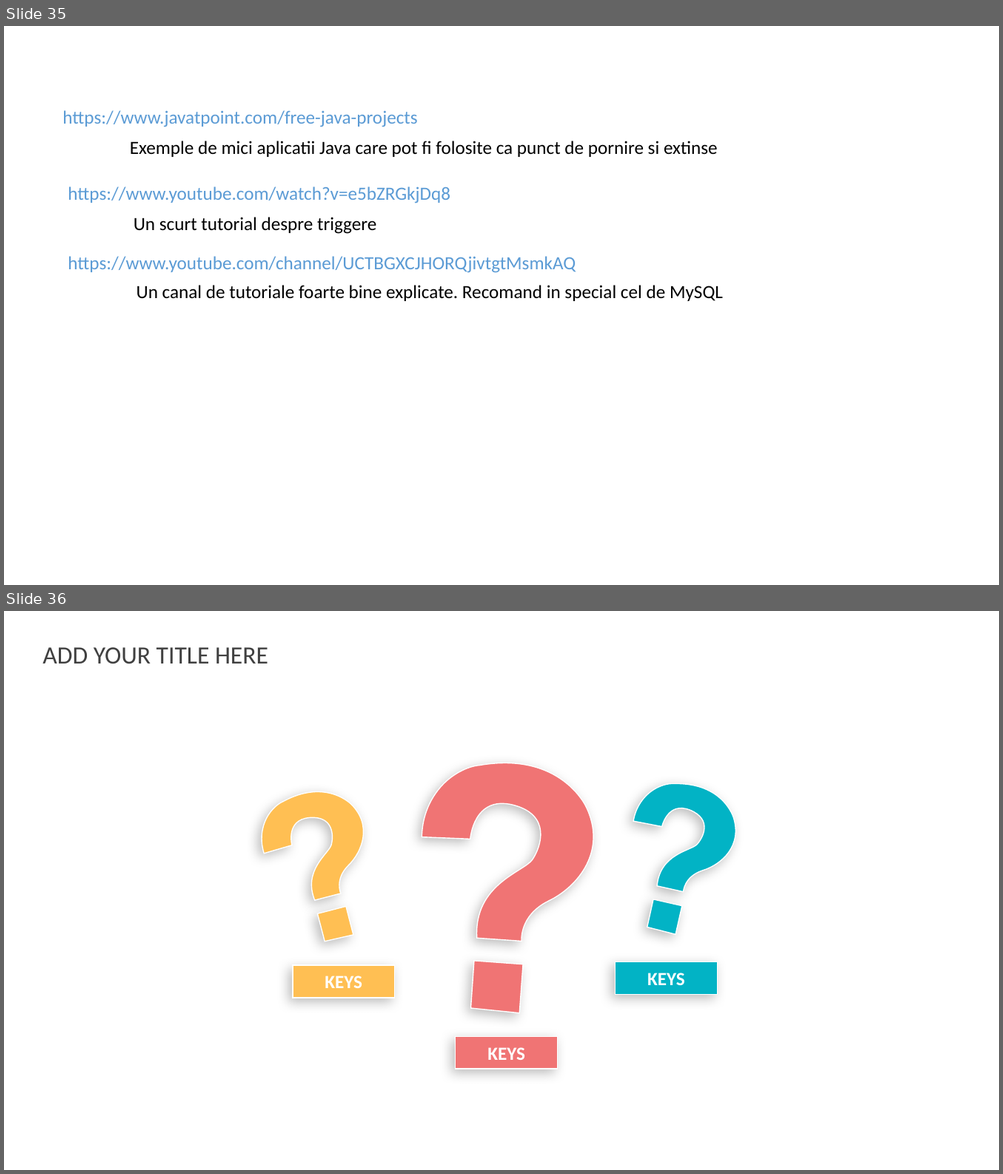
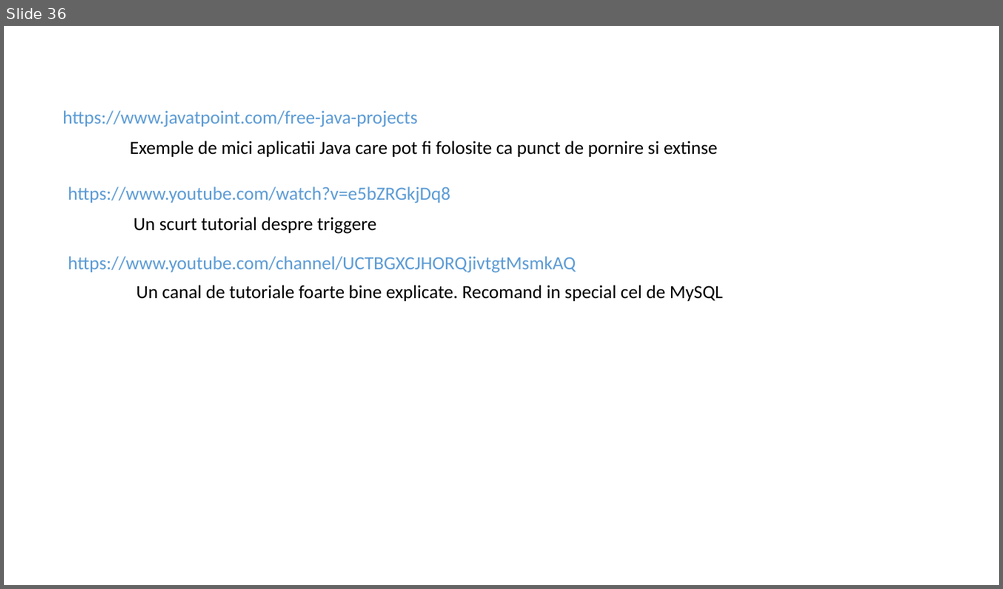
Before and after one commit to lia-ghita/ht, a slide deck: HabitTracker.pptx. Shown one above the other, each under a label of ours: slides 35 and 36 before the commit, slide 36 after it. The pictures are 1003x1174 and 1003x589 pixels, drawn with LibreOffice and Linux fonts; fonts in the diff are those of the drawing; background and template pictures are left out. Boxes give left, top, right and bottom in pixels: in the first picture for what was removed or moved away, otherwise in the second. Text is boxed around its words. In the diff, an @@ line names an element or a change of style, - is before the commit and + after.

```diff
--- a/HabitTracker.pptx
+++ b/HabitTracker.pptx
@@ slide 36 removed at box(4, 611, 999, 1170), background picture (left out) @@
@@ text removed at box(42, 647, 268, 664) @@
-ADD YOUR TITLE HERE
@@ freeform shape removed at box(383, 709, 637, 973) @@
@@ freeform shape removed at box(605, 749, 765, 914) @@
@@ freeform shape removed at box(253, 772, 377, 906) @@
@@ freeform shape removed at box(639, 891, 691, 943) @@
@@ freeform shape removed at box(315, 904, 356, 944) @@
@@ rectangle removed at box(293, 965, 395, 998) @@
@@ freeform shape removed at box(456, 945, 538, 1027) @@
@@ rectangle removed at box(615, 963, 717, 995) @@
@@ text removed at box(324, 976, 362, 988) @@
-KEYS
@@ text removed at box(647, 973, 685, 985) @@
-KEYS
@@ rectangle removed at box(455, 1037, 558, 1070) @@
@@ text removed at box(487, 1048, 525, 1060) @@
-KEYS
@@ what was slide 35 is now slide 36 @@
```
Also in this commit, not shown: 3 slides changed, 2 slides added, 10 other files.
